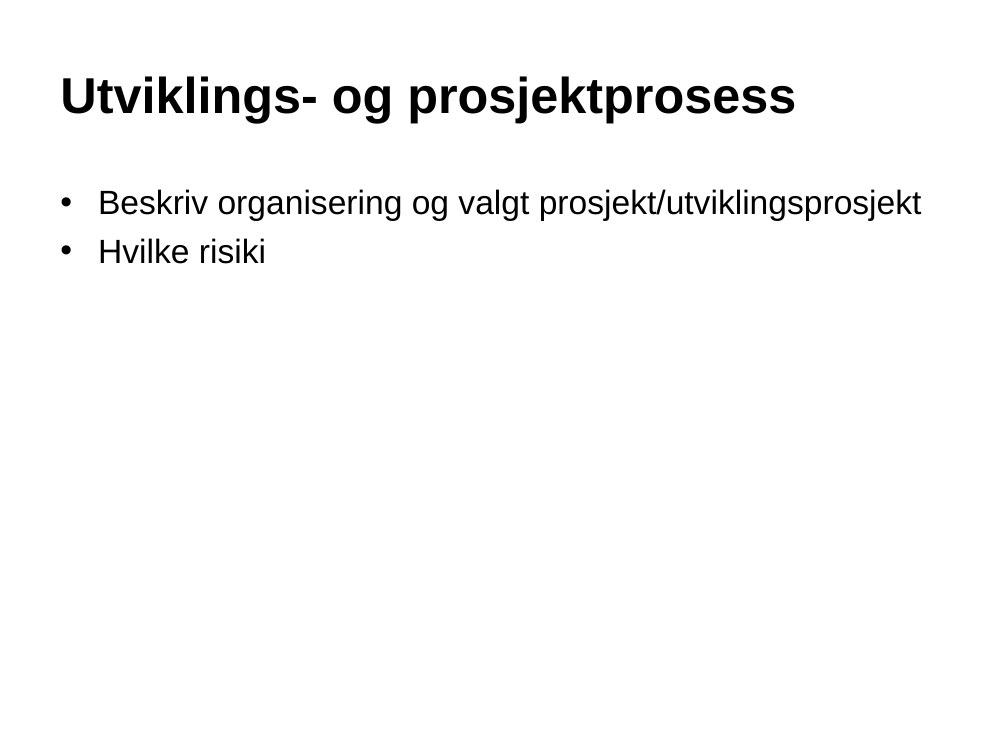
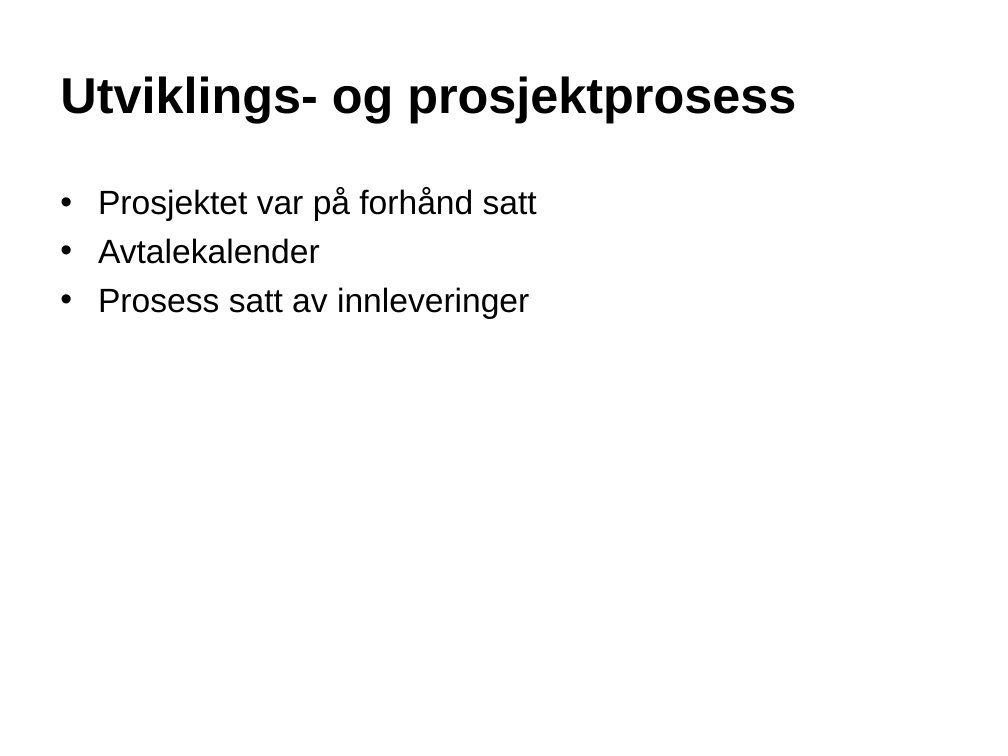
Before and after one commit to finninde/fellesprosjekt, a slide deck: slide 2 of presentasjon.ppt. Drawn at 1008x756 pixels with LibreOffice and Linux fonts; fonts in the diff are those of the drawing; background and template pictures are left out. Boxes give left, top, right and bottom in pixels: in the first picture for what was removed or moved away, otherwise in the second. Text is boxed around its words. In the diff, an @@ line names an element or a change of style, - is before the commit and + after.

```diff
--- a/presentasjon.ppt
+++ b/presentasjon.ppt
@@ text at (98, 188, 537, 319): text changed @@
-• Beskriv organisering og valgt prosjekt/utviklingsprosjekt
-• Hvilke risiki
+• Prosjektet var på forhånd satt
+• Avtalekalender
+• Prosess satt av innleveringer
```
Also in this commit, not shown: 4 other slides changed.
